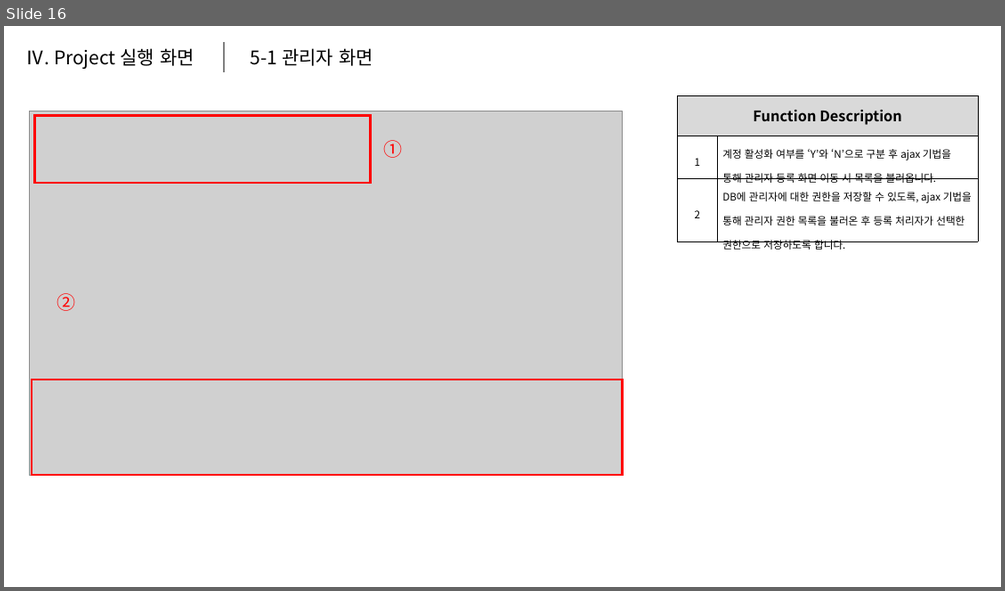
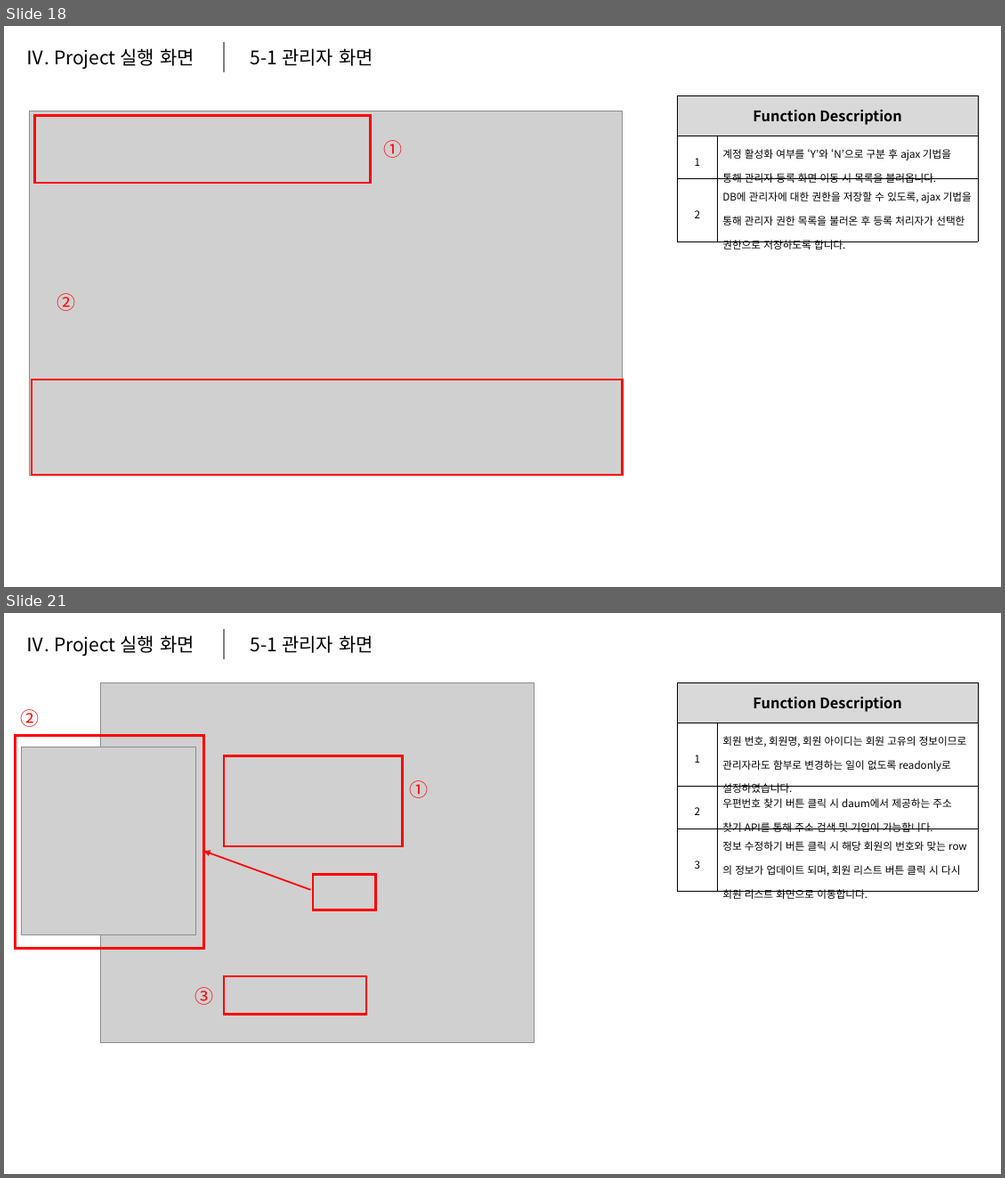
Before and after one commit to hakGuenLee/TeamProject, a slide deck: 문서모음/MiniMall Portfolio.pptx. Shown one above the other, each under a label of ours: slide 16 before the commit, slides 18 and 21 after it; the slides between them are not shown. The pictures are 1005x591 and 1005x1178 pixels, drawn with LibreOffice and Linux fonts; fonts in the diff are those of the drawing; grey boxes stand for pictures. Boxes give left, top, right and bottom in pixels: in the first picture for what was removed or moved away, otherwise in the second. Text is boxed around its words. In the diff, an @@ line names an element or a change of style, - is before the commit and + after.

Commit message:
포트폴리오 추가 수정

```diff
--- a/문서모음/MiniMall Portfolio.pptx
+++ b/문서모음/MiniMall Portfolio.pptx
@@ slide 21 added at [4,613,1001,1174], background #FFFFFF @@
@@ text added at [26,635,194,656], 18 pt, text #000000 @@
+Ⅳ. Project 실행 화면
@@ line added from (224, 629) to (224, 659), #808080 1.5 pt @@
@@ text added at [251,635,373,653], 18 pt, text #000000 @@
+5-1 관리자 화면
@@ picture added at [100,682,534,1042] @@
@@ table added at [677,682,979,902], 4 rows, 2 columns @@
+Function Description | 
+1 | 회원 번호, 회원명, 회원 아이디는 회원 고유의 정보이므로 관리자라도 함부로 변경하는 일이 없도록 readonly로 설정하였습니다.
+2 | 우편번호 찾기 버튼 클릭 시 daum에서 제공하는 주소 찾기 API를 통해 주소 검색 및 기입이 가능합니다.
+3 | 정보 수정하기 버튼 클릭 시 해당 회원의 번호와 맞는 row의 정보가 업데이트 되며, 회원 리스트 버튼 클릭 시 다시 회원 리스트 화면으로 이동합니다.
@@ text added at [21,709,40,727], 18 pt, text #FF0000 @@
+②
@@ rectangle added at [16,736,204,948], outline #FF0000 2.25 pt @@
@@ picture added at [21,747,196,934] @@
@@ rectangle added at [224,755,403,846], outline #FF0000 2.25 pt @@
@@ text added at [410,780,429,798], 18 pt, text #FF0000 @@
+①
@@ arrow added from (310, 890) to (203, 851), #FF0000 1.5 pt @@
@@ rectangle added at [313,874,376,910], outline #FF0000 2.25 pt @@
@@ rectangle added at [224,976,367,1014], outline #FF0000 2.25 pt @@
@@ text added at [195,987,214,1005], 18 pt, text #FF0000 @@
+③
@@ what was slide 16 is now slide 18 @@
```
Also in this commit, not shown: 1 slide changed, 8 other slides added, 1 other file.
